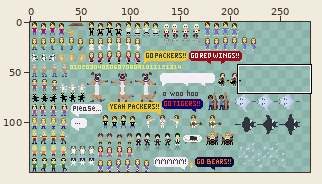
Edited in one commit: sprite sheet (demo/sarah/resources/images/dance.png). Above: a wide view before the commit, with the close-up outlined.
Close-up. Before the commit:
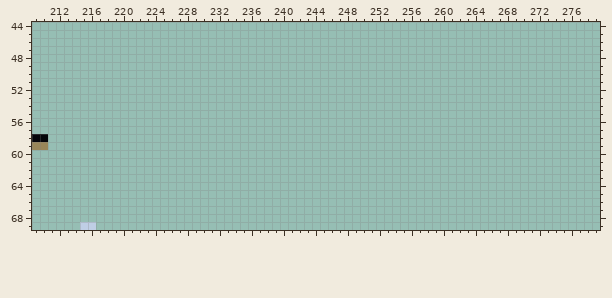
The file is 280x150 pixels. Pixels under 10% opacity are left out. Colours within 5 levels of each other are drawn and written as one. Shown: x 209..279, y 44..69.
And afterwards:
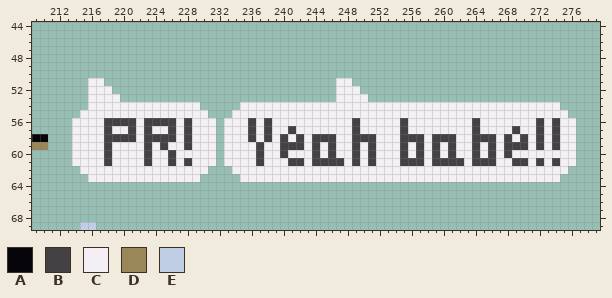
Palette (. is transparent): A #05050a  B #444145  C #f4eff5  D #998659  E #bfcee5
From old to new:
y 51: x 216..217 .. -> CC; x 247..248 .. -> CC
y 52: x 216..218 ... -> CCC; x 247..249 ... -> CCC
y 53: x 216..219 .... -> CCCC; x 247..250 .... -> CCCC
y 54: x 216..229 .............. -> CCCCCCCCCCCCCC; x 235..274 ........................................ -> CCCCCCCCCCCCCCCCCCCCCCCCCCCCCCCCCCCCCCCC
y 55: x 215..230 ................ -> CCCCCCCCCCCCCCCC; x 234..275 .......................................... -> CCCCCCCCCCCCCCCCCCCCCCCCCCCCCCCCCCCCCCCCCC
y 56: x 214..231 .................. -> CCCCBBBBCBBBBCBCCC; x 233..276 ............................................ -> CCCBCBCCCCCCCCCCBCCCCCBCCCCCCCCBCCCCCCCBCBCC
y 57: x 214..231 .................. -> CCCCBCCBCBCCBCBCCC; x 233..276 ............................................ -> CCCBCBCCBCCCCCCCBCCCCCBCCCCCCCCBCCCCBCCBCBCC
y 58: x 214..231 .................. -> CCCCBBBBCBBBBCBCCC; x 233..276 ............................................ -> CCCBCBCBCBCBBBCCBBBCCCBBBCBBBCCBBBCBCBCBCBCC
y 59: x 214..231 .................. -> CCCCBCCCCBCBCCBCCC; x 233..276 ............................................ -> CCCCBCCBBBCBCBCCBCBCCCBCBCBCBCCBCBCBBBCBCBCC
y 60: x 214..231 .................. -> CCCCBCCCCBCCBCCCCC; x 233..276 ............................................ -> CCCCBCCBCCCBCBCCBCBCCCBCBCBCBCCBCBCBCCCCCCCC
y 61: x 214..231 .................. -> CCCCBCCCCBCCBCBCCC; x 233..276 ............................................ -> CCCCBCCCBBCBBBBCBCBCCCBBBCBBBBCBBBCCBBCBCBCC
y 62: x 215..230 ................ -> CCCCCCCCCCCCCCCC; x 234..275 .......................................... -> CCCCCCCCCCCCCCCCCCCCCCCCCCCCCCCCCCCCCCCCCC
y 63: x 216..229 .............. -> CCCCCCCCCCCCCC; x 235..274 ........................................ -> CCCCCCCCCCCCCCCCCCCCCCCCCCCCCCCCCCCCCCCC
